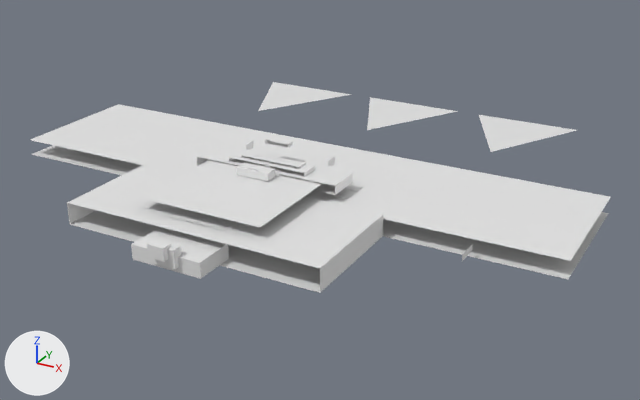
What one commit did to the OBJ model GameData/Meshes/Designs/terran/terran_bomber_mk3_41.obj.
Camera for both pictures: a 50 mm lens placed at (4.61, -7.71, 3.76), pointed at (0.26, 0.19, -0.19). The lights are fixed; the arrows at lower left show +X, +Y and +Z. The older version comes first. Where no turn or scale is listed for an object, it has been applied to the vertices. Vertices at exactly the same position are counted once.

The older version as bpy lines, for what is in view:
```python
me_terran_bomber_mk3_41 = bpy.data.meshes.new('terran_bomber_mk3_41')
me_terran_bomber_mk3_41.from_pydata(...)  # 345 vertices, 335 faces; spans x -3.21..3.21, y -2.31..3.37, z 0.0..0.6
ob_terran_bomber_mk3_41 = bpy.data.objects.new('terran_bomber_mk3_41', me_terran_bomber_mk3_41)
ob_terran_bomber_mk3_41.location = (0.0, 0.0, 0.0)
```
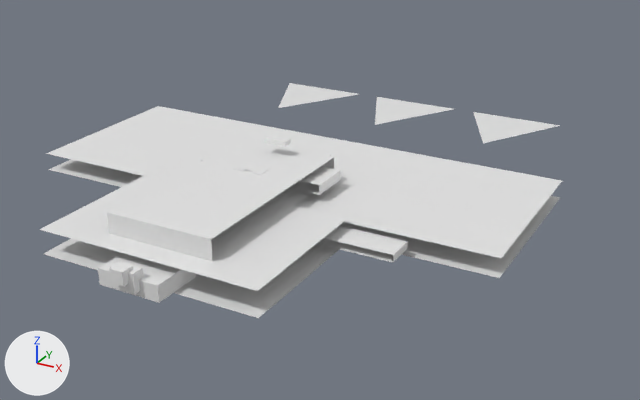
Edits to the bpy script that builds the scene:
```text
Change me_terran_bomber_mk3_41:
    remove me_terran_bomber_mk3_41.from_pydata(...)  # 345 vertices, 335 faces; spans x -3.21..3.21, y -2.31..3.37, z 0.0..0.6
    add me_terran_bomber_mk3_41.from_pydata(...)  # 345 vertices, 347 faces; spans x -2.67..2.67, y -2.84..3.44, z 0.0..0.63
    me_terran_bomber_mk3_41 part 1: a new loose piece, a box spanning x -0.32..0.32, y -2.71..-2.19, z 0.0..0.16
    me_terran_bomber_mk3_41 part 2: a new loose piece, a box spanning x -0.12..0.12, y -2.77..-2.64, z 0.06..0.25
    me_terran_bomber_mk3_41 part 3: a new loose piece, a box spanning x -0.07..0.07, y -2.84..-2.71, z 0.15..0.28
    me_terran_bomber_mk3_41 part 4: the loose piece of 8 vertices spanning x -0.84..0.84, y -0.55..-0.17, z 0.27..0.37 is scaled about the mesh origin by (0.85, 1.17, 1.04)
    me_terran_bomber_mk3_41 part 5: the loose piece of 8 vertices spanning x -0.46..0.46, y -0.5..-0.28, z 0.34..0.41 is scaled about the mesh origin by (0.85, 1.17, 1.04)
    me_terran_bomber_mk3_41 part 6: the loose piece of 8 vertices spanning x -0.3..0.3, y -1.71..-1.43, z 0.16..0.24 is scaled about the mesh origin by (0.85, 1.17, 1.04)
    me_terran_bomber_mk3_41 part 7: the loose piece of 8 vertices spanning x -1.42..1.42, y -1.91..-0.66, z 0.0..0.23 is scaled about its middle by (0.403, 0.249, 0.315), then moved by (1.22, 0.2, -0.01)
    me_terran_bomber_mk3_41 part 8: the loose piece of 8 vertices spanning x -0.35..0.35, y -0.42..-0.28, z 0.35..0.43 is scaled about its middle by (1.31, 1.12, 1.04), then moved by (0.0, 0.33, 0.0)
    me_terran_bomber_mk3_41 part 9: the loose piece of 8 vertices spanning x -0.14..0.14, y -0.28..-0.18, z 0.55..0.6 is scaled about its middle by (2.23, 1.83, 1.83), then moved by (0.0, -0.16, -0.17)
    me_terran_bomber_mk3_41 part 10: the loose piece of 4 vertices spanning x -0.51, y -0.09..0.06, z 0.33..0.41 is moved by (0.1, -0.75, -0.31)
    me_terran_bomber_mk3_41 part 11: the loose piece of 4 vertices spanning x 0.51, y -0.09..0.06, z 0.33..0.41 is moved by (-0.1, -0.75, -0.31)
    me_terran_bomber_mk3_41 part 12: the loose piece of 8 vertices spanning x 0.77..0.91, y -0.39..-0.28, z 0.13..0.19 is moved by (-0.09, 0.2, 0.01)
    me_terran_bomber_mk3_41 part 13: the loose piece of 8 vertices spanning x 0.77..0.91, y -0.61..-0.49, z 0.13..0.19 is moved by (-0.09, 0.17, 0.01)
    me_terran_bomber_mk3_41 part 14: the loose piece of 4 vertices spanning x -3.21..3.21, y -0.66..0.94, z 0.0 is rebuilt with 4 vertices and now spans x -2.67..2.67, y -0.93..1.1, z 0.0
    me_terran_bomber_mk3_41 part 15: the loose piece of 4 vertices spanning x -3.21..3.21, y -0.66..0.94, z 0.18 is rebuilt with 4 vertices and now spans x -2.67..2.67, y -0.93..1.1, z 0.19
    me_terran_bomber_mk3_41 part 16: the loose piece of 3 vertices spanning x -2.29..-0.96, y 1.89..3.37, z 0.0..0.06 is rebuilt with 3 vertices and now spans x -2.05..-0.86, y 2.13..3.44, z 0.0..0.07
    me_terran_bomber_mk3_41 part 17: the loose piece of 3 vertices spanning x -0.67..0.67, y 1.89..3.37, z 0.0..0.06 is rebuilt with 3 vertices and now spans x -0.6..0.6, y 2.13..3.44, z 0.0..0.07
    me_terran_bomber_mk3_41 part 18: the loose piece of 3 vertices spanning x 0.96..2.29, y 1.89..3.37, z 0.0..0.06 is rebuilt with 3 vertices and now spans x 0.86..2.05, y 2.13..3.44, z 0.0..0.07
    me_terran_bomber_mk3_41 part 19: 36 loose pieces with 170 vertices, spanning x -1.22..2.32, y -2.31..0.91, z 0.0..0.46, are deleted
    me_terran_bomber_mk3_41 part 20: 24 vertices removed from x -0.69..0.69, y -1.69..-0.06, z 0.16..0.44; 74 vertices added at x -1.18..1.18, y -2.52..-0.06, z 0.0..0.63
    other edits to the shape of me_terran_bomber_mk3_41 do not show in these pictures
```

Location of each change, (x1, y1, x2, y2) in pixels of the pictures (640 x 400 px; the box of a moved part takes in the faces that stretch with it):
'terran_bomber_mk3_41', reshaped (10% narrower, 11% taller)
    before: (30, 82, 611, 293)
    after: (39, 83, 562, 318)
part 1 of me_terran_bomber_mk3_41, added
    after: (98, 253, 196, 303)
part 2 of me_terran_bomber_mk3_41, added
    after: (110, 261, 144, 294)
part 3 of me_terran_bomber_mk3_41, added
    after: (110, 263, 133, 287)
part 4 of me_terran_bomber_mk3_41, moved or reshaped
    before: (197, 146, 353, 195)
    after: (201, 147, 341, 195)
part 5 of me_terran_bomber_mk3_41, moved or reshaped (not visible afterwards)
    before: (229, 151, 315, 177)
part 6 of me_terran_bomber_mk3_41, moved or reshaped (not visible afterwards)
    before: (171, 209, 238, 231)
part 7 of me_terran_bomber_mk3_41, moved or reshaped
    before: (67, 162, 383, 293)
    after: (317, 226, 408, 262)
part 8 of me_terran_bomber_mk3_41, moved or reshaped
    before: (241, 151, 306, 168)
    after: (255, 140, 331, 166)
part 9 of me_terran_bomber_mk3_41, moved or reshaped (not visible afterwards)
    before: (265, 137, 293, 148)
part 10 of me_terran_bomber_mk3_41, moved or reshaped (not visible afterwards)
    before: (246, 141, 254, 150)
part 11 of me_terran_bomber_mk3_41, moved or reshaped (not visible afterwards)
    before: (328, 157, 335, 166)
part 12 of me_terran_bomber_mk3_41, moved or reshaped
    before: (336, 192, 354, 199)
    after: (338, 183, 354, 189)
part 13 of me_terran_bomber_mk3_41, moved or reshaped
    before: (328, 199, 344, 205)
    after: (327, 191, 343, 198)
part 14 of me_terran_bomber_mk3_41, rebuilt
    before: (32, 145, 609, 279)
    after: (48, 159, 560, 278)
part 15 of me_terran_bomber_mk3_41, rebuilt (11% narrower)
    before: (30, 104, 611, 261)
    after: (46, 106, 562, 258)
part 16 of me_terran_bomber_mk3_41, rebuilt (14% narrower, 13% shorter)
    before: (258, 82, 352, 111)
    after: (278, 83, 359, 108)
part 17 of me_terran_bomber_mk3_41, rebuilt (13% narrower, 15% shorter)
    before: (367, 97, 457, 130)
    after: (375, 97, 453, 125)
part 18 of me_terran_bomber_mk3_41, rebuilt (12% narrower, 15% shorter)
    before: (478, 114, 577, 152)
    after: (473, 112, 560, 144)
part 19 of me_terran_bomber_mk3_41, deleted (mostly hidden)
    before: (131, 165, 473, 279)
part 20 of me_terran_bomber_mk3_41, built on
    before: (140, 146, 344, 228)
    after: (39, 135, 348, 318)
